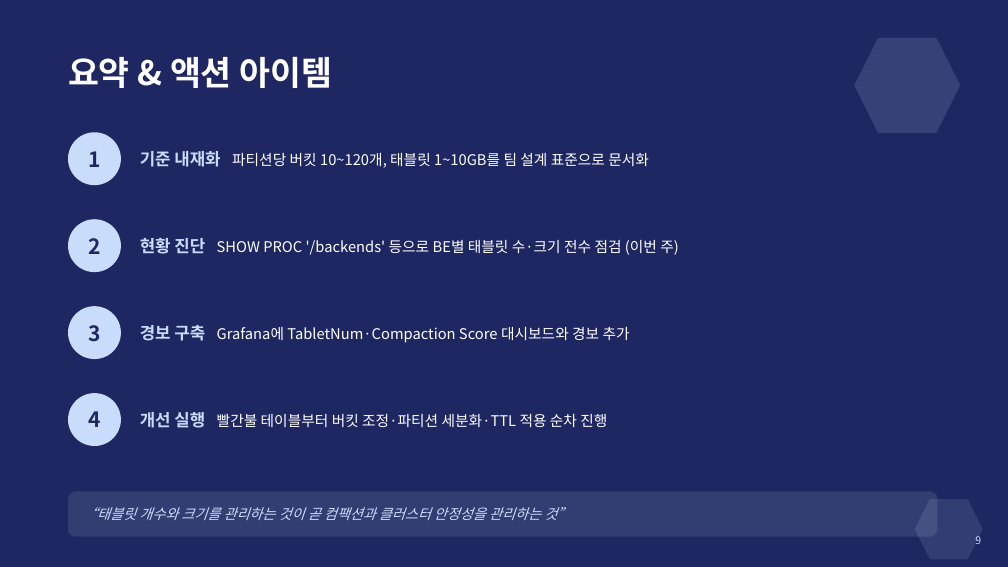
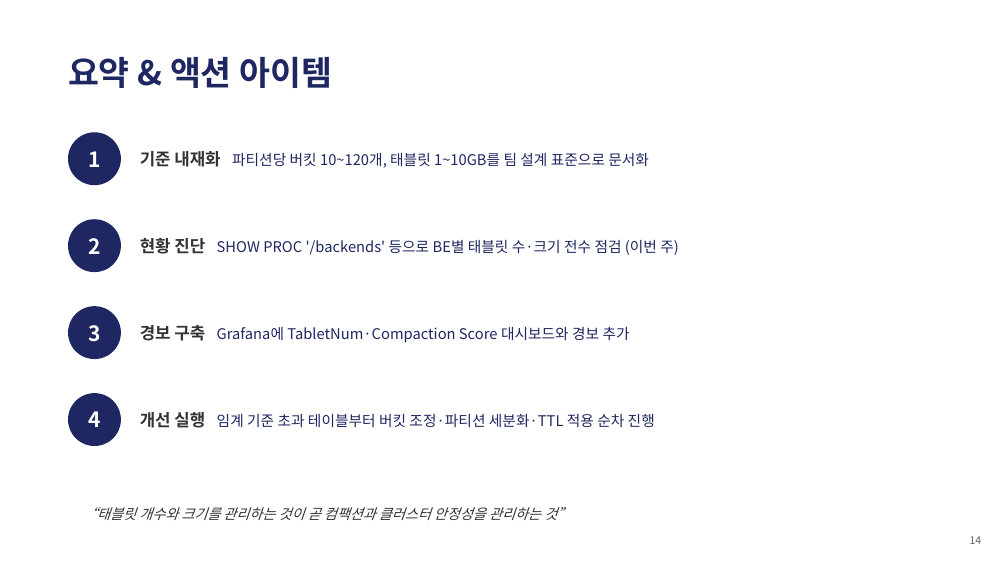
Before and after one commit to jungho-shin/my-react-app, a slide deck: slide 14 of etc/StarRocks/StarRocks_파티션_버킷_관리_발표자료.pptx (slide 9 before the commit). Drawn at 1008x567 pixels with LibreOffice and Linux fonts; fonts in the diff are those of the drawing. Boxes give left, top, right and bottom in pixels: in the first picture for what was removed or moved away, otherwise in the second. Text is boxed around its words. In the diff, an @@ line names an element or a change of style, - is before the commit and + after.

```diff
--- a/etc/StarRocks/StarRocks_파티션_버킷_관리_발표자료.pptx
+++ b/etc/StarRocks/StarRocks_파티션_버킷_관리_발표자료.pptx
@@ background #1E2761 to #FFFFFF @@
@@ text "요약 & 액션 아이템" at (68, 56, 333, 88): text colour #FFFFFF to #1E2761 @@
@@ hexagon removed at (854, 38, 960, 133) @@
@@ text "기준 내재화 파티션당 버킷 10~120개, ..." at (140, 151, 649, 168): text colour #CADCFC to #333333 in "기준 내재화"; text colour #FFFFFF to #1E2761 in "파티션당 버킷 10~120개, 태블릿 1~10GB를 팀 설계 ..." @@
@@ text "현황 진단 SHOW PROC '/backends' ..." at (140, 238, 679, 255): text colour #CADCFC to #333333 in "현황 진단"; text colour #FFFFFF to #1E2761 @@
@@ text "경보 구축 Grafana에 TabletNum·Compaction Score ..." at (140, 325, 630, 343): text colour #CADCFC to #333333 in "경보 구축"; text colour #FFFFFF to #1E2761 @@
@@ text colour #1E2761 to #FFFFFF in 4 elements at (88, 151, 100, 167), (88, 238, 100, 254), (88, 325, 100, 342), (88, 411, 100, 427) @@
@@ fill #CADCFC to #1E2761 in 4 elements at (68, 132, 121, 185), (68, 219, 121, 272), (68, 306, 121, 359), (68, 393, 121, 446) @@
@@ text at (140, 412, 655, 428): text changed; text colour #FFFFFF to #1E2761 @@
-개선 실행 빨간불 테이블부터 버킷 조정·파티션 세분화·TTL 적용 순차 진행
+개선 실행 임계 기준 초과 테이블부터 버킷 조정·파티션 세분화·TTL 적용 순차 진행
@@ text "“태블릿 개수와 크기를 관리하는 것이 ..." at (83, 507, 571, 520): text colour #CADCFC to #333333 @@
@@ hexagon removed at (915, 499, 983, 560) @@
@@ text at (970, 536, 982, 544): text changed; text colour #CADCFC to #5B6470 @@
-9
+14
```
Also in this commit, not shown: 8 other slides changed, 5 slides added.
